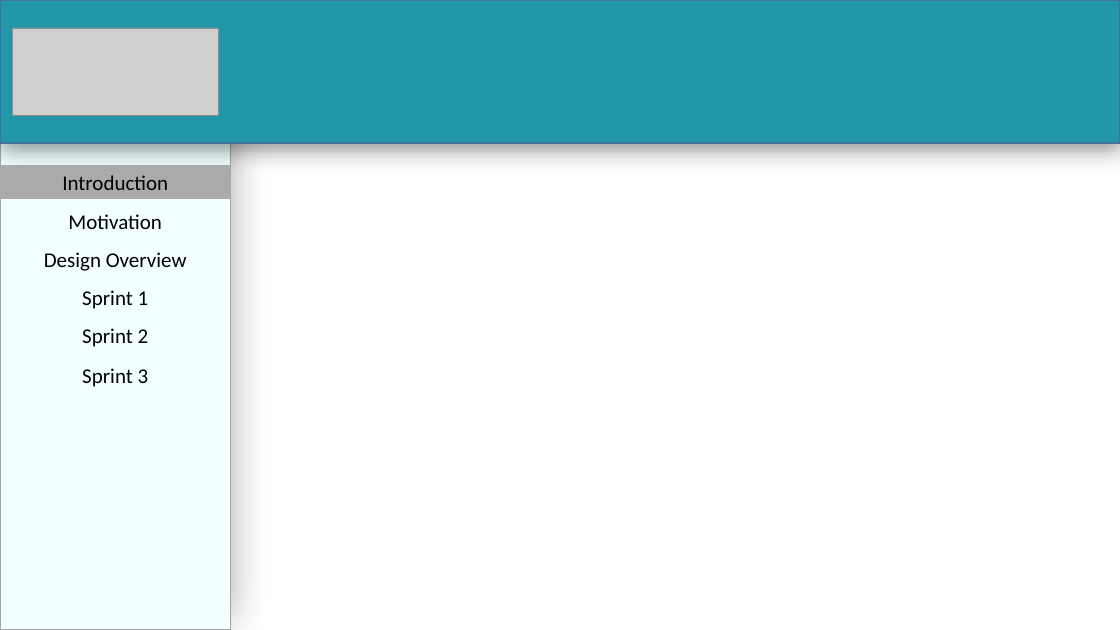
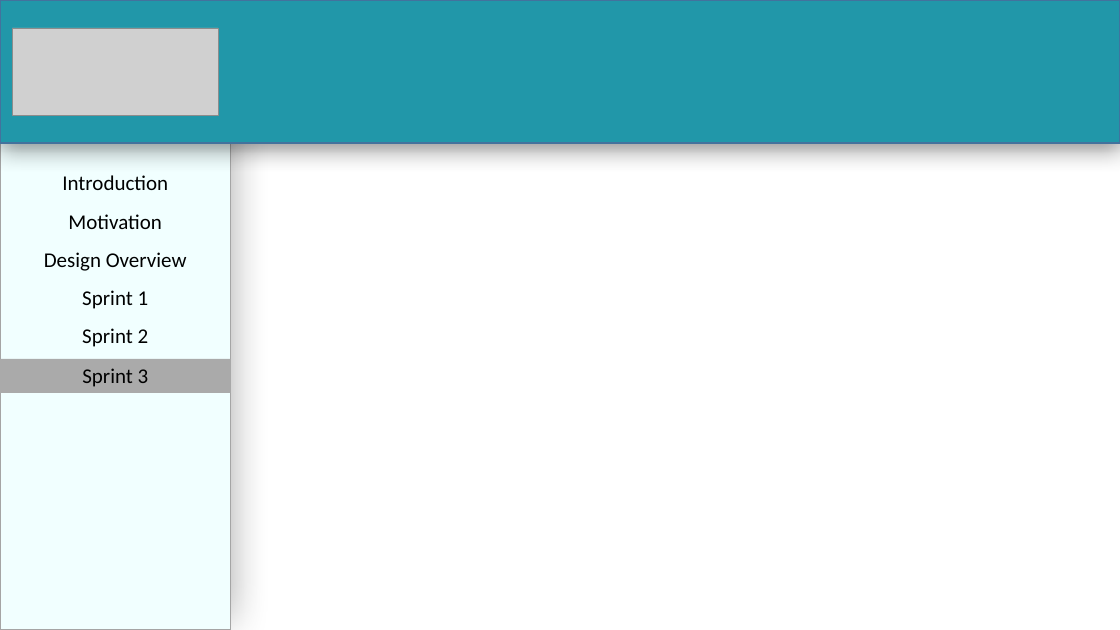
Before and after one commit to PalinaRawat/MyPQue, a slide deck: slide 9 of Documents/Team 7 - Sprint 3 Presentation.pptx (slide 3 before the commit). Drawn at 1120x630 pixels with LibreOffice and Linux fonts; fonts in the diff are those of the drawing; grey boxes stand for pictures. Boxes give left, top, right and bottom in pixels: in the first picture for what was removed or moved away, otherwise in the second. Text is boxed around its words. In the diff, an @@ line names an element or a change of style, - is before the commit and + after.

Commit message:
Presentation for Sprint 3 demo

```diff
--- a/Documents/Team 7 - Sprint 3 Presentation.pptx
+++ b/Documents/Team 7 - Sprint 3 Presentation.pptx
@@ text "Introduction": place and size @@
-text "Introduction" at [0,166,231,199]
+text "Introduction" at [62,175,168,190]
@@ text "Introduction" at [62,175,168,190]: fill #AAAAAA to none @@
@@ rectangle "Sprint 3": place and size @@
-rectangle "Sprint 3" at [82,368,149,387]
+rectangle "Sprint 3" at [0,359,231,392]
@@ rectangle "Sprint 3" at [0,359,231,392]: fill none to #AAAAAA @@
```
Also in this commit, not shown: 2 other slides changed, 4 slides added.
